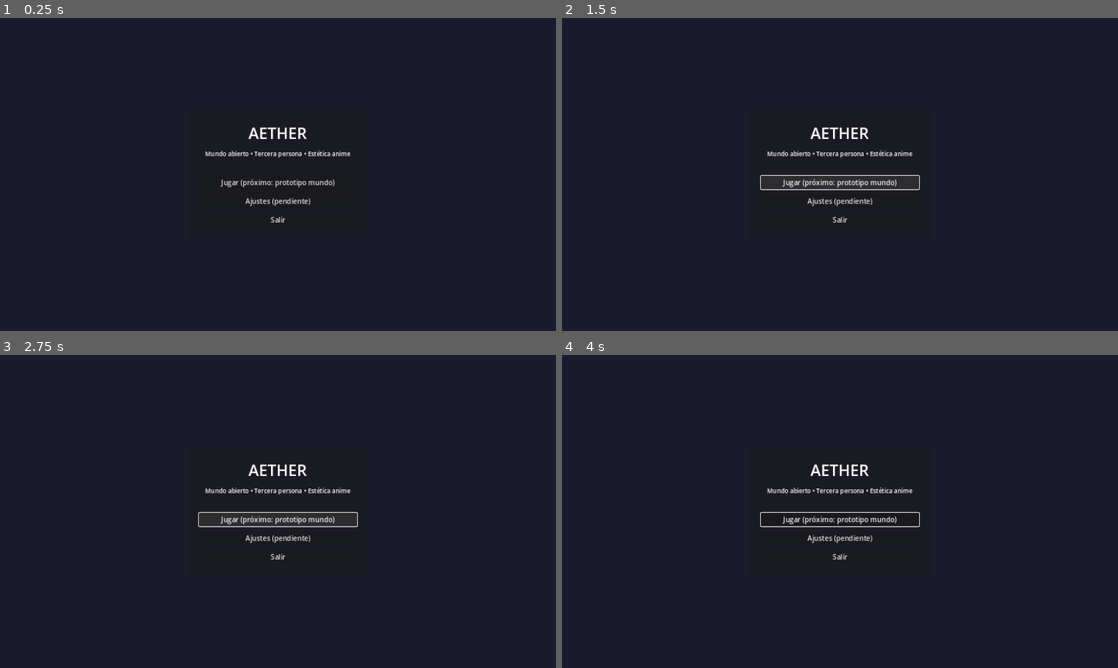
Above: before the commit, frames 1-4 (two rows, left to right).
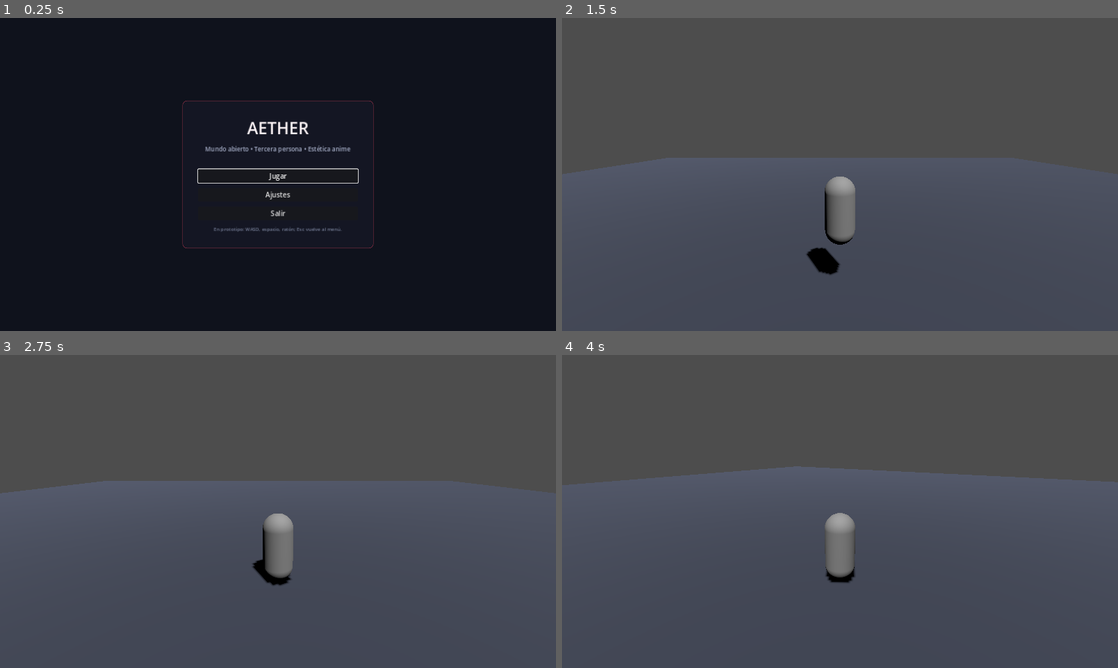
Above: after the commit, the same moments.

Repository: DLOOPUI/Aether
Game: Godot game, scene res://scenes/ui/main_menu.tscn
Two runs of this game, one before a commit and one after it. Both use one fixed random seed, a clock stepped at 60 frames per second and the inputs below.
Inputs (mouse positions are in pixels of both pictures, inside the frame that each line leads up to):
- Up to frame 1 (0.25 s): no input
- Up to frame 2 (1.5 s): click "Ajustes (pendiente)" (after the commit: "Ajustes") at 0.5 s; click "Jugar (próximo: prototipo mun…" (after the commit: "Jugar") at 1.25 s
- Up to frame 3 (2.75 s): click (278, 520) at 2 s, where only the run before the commit has a clickable "Jugar (próximo: prototipo mun…"
- Up to frame 4 (4 s): tap Enter at 2.75 s; move the mouse to (962, 495) at 2.77 s; hold D 2.78-3.53 s; hold Space 2.78-3.53 s; move the mouse to (728, 527) at 3.52 s; hold S from 3.53 s (still down); tap Space at 3.6, 3.77 s

The runs differ from the first frame. In frame 1, 2.1% of the frame differs, in the area x 32-68%, y 26-74%; in frame 2, 100%; in frame 3, 100%; in frame 4, 100%, in the area x 0-100%, y 0-100%.

Commit message:
gameplay-prototype-and-menu-polish
Made-with: Cursor:

Diff:
--- /dev/null
+++ b/scenes/gameplay/prototype_playground.tscn
@@ -0,0 +1,56 @@
+[gd_scene load_steps=7 format=3 uid="uid://c7proto1play"]
+
+[ext_resource type="Script" path="res://scripts/gameplay/third_person_player.gd" id="1_player"]
+[ext_resource type="Script" path="res://scripts/gameplay/prototype_playground.gd" id="2_playground"]
+
+[sub_resource type="BoxMesh" id="BoxMesh_ground"]
+size = Vector3(48, 1, 48)
+
+[sub_resource type="StandardMaterial3D" id="StandardMaterial3D_ground"]
+albedo_color = Color(0.22, 0.24, 0.3, 1)
+
+[sub_resource type="BoxShape3D" id="BoxShape3D_ground"]
+size = Vector3(48, 1, 48)
+
+[sub_resource type="CapsuleMesh" id="CapsuleMesh_body"]
+radius = 0.35
+height = 1.6
+
+[sub_resource type="CapsuleShape3D" id="CapsuleShape3D_body"]
+radius = 0.35
+height = 1.6
+
+[node name="PrototypePlayground" type="Node3D"]
+script = ExtResource("2_playground")
+
+[node name="DirectionalLight3D" type="DirectionalLight3D" parent="."]
+transform = Transform3D(0.866025, -0.433013, 0.25, 0, 0.5, 0.866025, -0.5, -0.75, 0.433013, 0, 14, 8)
+light_energy = 1.2
+shadow_enabled = true
+
+[node name="Floor" type="StaticBody3D" parent="."]
+
+[node name="MeshInstance3D" type="MeshInstance3D" parent="Floor"]
+material_override = SubResource("StandardMaterial3D_ground")
+mesh = SubResource("BoxMesh_ground")
+
+[node name="CollisionShape3D" type="CollisionShape3D" parent="Floor"]
+shape = SubResource("BoxShape3D_ground")
+
+[node name="Player" type="CharacterBody3D" parent="."]
+transform = Transform3D(1, 0, 0, 0, 1, 0, 0, 0, 1, 0, 2.5, 0)
+script = ExtResource("1_player")
+
+[node name="CollisionShape3D" type="CollisionShape3D" parent="Player"]
+shape = SubResource("CapsuleShape3D_body")
+
+[node name="MeshInstance3D" type="MeshInstance3D" parent="Player"]
+mesh = SubResource("CapsuleMesh_body")
+
+[node name="SpringArm3D" type="SpringArm3D" parent="Player"]
+transform = Transform3D(1, 0, 0, 0, 1, 0, 0, 0, 1, 0, 0.85, 0)
+spring_length = 4.5
+collision_mask = 1
+
+[node name="Camera3D" type="Camera3D" parent="Player/SpringArm3D"]
+current = true
--- a/scenes/ui/main_menu.tscn
+++ b/scenes/ui/main_menu.tscn
@@ -1,6 +1,25 @@
-[gd_scene load_steps=2 format=3 uid="uid://bqm5mainmenu2"]
+[gd_scene load_steps=3 format=3 uid="uid://bqm5mainmenu2"]
 
 [ext_resource type="Script" path="res://scripts/ui/main_menu.gd" id="1_main_menu"]
+
+[sub_resource type="StyleBoxFlat" id="StyleBoxFlat_panel"]
+bg_color = Color(0.08, 0.09, 0.14, 0.92)
+border_width_left = 1
+border_width_top = 1
+border_width_right = 1
+border_width_bottom = 1
+border_color = Color(0.91, 0.27, 0.38, 0.55)
+corner_radius_top_left = 10
+corner_radius_top_right = 10
+corner_radius_bottom_right = 10
+corner_radius_bottom_left = 10
+content_margin_left = 8
+content_margin_top = 8
+content_margin_right = 8
+content_margin_bottom = 8
+
+[sub_resource type="StyleBoxFlat" id="StyleBoxFlat_btn_hover"]
+bg_color = Color(0.91, 0.27, 0.38, 0.22)
 
 [node name="MainMenu" type="Control"]
 layout_mode = 3
@@ -18,7 +37,7 @@
 anchor_bottom = 1.0
 grow_horizontal = 2
 grow_vertical = 2
-color = Color(0.102, 0.106, 0.18, 1)
+color = Color(0.06, 0.07, 0.11, 1)
 
 [node name="Center" type="CenterContainer" parent="."]
 layout_mode = 1
@@ -29,8 +48,9 @@
 grow_vertical = 2
 
 [node name="Panel" type="PanelContainer" parent="Center"]
-custom_minimum_size = Vector2(420, 0)
+custom_minimum_size = Vector2(440, 0)
 layout_mode = 2
+theme_override_styles/panel = SubResource("StyleBoxFlat_panel")
 
 [node name="Margin" type="MarginContainer" parent="Center/Panel"]
 layout_mode = 2
@@ -45,28 +65,44 @@
 
 [node name="Title" type="Label" parent="Center/Panel/Margin/VBox"]
 layout_mode = 2
-theme_override_font_sizes/font_size = 36
+theme_override_colors/font_color = Color(0.98, 0.95, 0.96, 1)
+theme_override_font_sizes/font_size = 38
 text = "AETHER"
 horizontal_alignment = 1
 
 [node name="Subtitle" type="Label" parent="Center/Panel/Margin/VBox"]
 layout_mode = 2
+theme_override_colors/font_color = Color(0.65, 0.68, 0.78, 1)
 theme_override_font_sizes/font_size = 14
 text = "Mundo abierto • Tercera persona • Estética anime"
 horizontal_alignment = 1
 
 [node name="Spacer" type="Control" parent="Center/Panel/Margin/VBox"]
-custom_minimum_size = Vector2(0, 16)
+custom_minimum_size = Vector2(0, 12)
 layout_mode = 2
 
 [node name="BtnPlay" type="Button" parent="Center/Panel/Margin/VBox"]
 layout_mode = 2
-text = "Jugar (próximo: prototipo mundo)"
+theme_override_colors/font_hover_color = Color(1, 0.92, 0.94, 1)
+theme_override_styles/hover = SubResource("StyleBoxFlat_btn_hover")
+text = "Jugar"
 
 [node name="BtnSettings" type="Button" parent="Center/Panel/Margin/VBox"]
 layout_mode = 2
-text = "Ajustes (pendiente)"
+theme_override_colors/font_hover_color = Color(1, 0.92, 0.94, 1)
+theme_override_styles/hover = SubResource("StyleBoxFlat_btn_hover")
+text = "Ajustes"
 
 [node name="BtnQuit" type="Button" parent="Center/Panel/Margin/VBox"]
 layout_mode = 2
+theme_override_colors/font_hover_color = Color(1, 0.92, 0.94, 1)
+theme_override_styles/hover = SubResource("StyleBoxFlat_btn_hover")
 text = "Salir"
+
+[node name="Hint" type="Label" parent="Center/Panel/Margin/VBox"]
+layout_mode = 2
+theme_override_colors/font_color = Color(0.45, 0.48, 0.58, 1)
+theme_override_font_sizes/font_size = 11
+text = "En prototipo: WASD, espacio, ratón; Esc vuelve al menú."
+horizontal_alignment = 1
+autowrap_mode = 2
--- /dev/null
+++ b/scripts/gameplay/prototype_playground.gd
@@ -0,0 +1,7 @@
+extends Node3D
+
+
+func _unhandled_input(event: InputEvent) -> void:
+	if event is InputEventKey and event.pressed and not event.echo and event.physical_keycode == KEY_ESCAPE:
+		Input.mouse_mode = Input.MOUSE_MODE_VISIBLE
+		get_tree().change_scene_to_file(&"res://scenes/ui/main_menu.tscn")
--- /dev/null
+++ b/scripts/gameplay/third_person_player.gd
@@ -0,0 +1,56 @@
+extends CharacterBody3D
+
+@export var move_speed: float = 6.0
+@export var jump_velocity: float = 5.5
+@export var mouse_sensitivity: float = 0.0022
+@export var min_pitch_rad: float = deg_to_rad(-50.0)
+@export var max_pitch_rad: float = deg_to_rad(35.0)
+
+@onready var _spring_arm: SpringArm3D = $SpringArm3D
+
+var _pitch: float = deg_to_rad(-12.0)
+
+
+func _ready() -> void:
+	Input.mouse_mode = Input.MOUSE_MODE_CAPTURED
+	_spring_arm.rotation.x = _pitch
+
+
+func _input(event: InputEvent) -> void:
+	if event is InputEventMouseMotion and Input.mouse_mode == Input.MOUSE_MODE_CAPTURED:
+		rotate_y(-event.relative.x * mouse_sensitivity)
+		_pitch -= event.relative.y * mouse_sensitivity
+		_pitch = clampf(_pitch, min_pitch_rad, max_pitch_rad)
+		_spring_arm.rotation.x = _pitch
+
+
+func _physics_process(delta: float) -> void:
+	var gravity: float = float(ProjectSettings.get_setting("physics/3d/default_gravity"))
+	if not is_on_floor():
+		velocity.y -= gravity * delta
+
+	if Input.is_physical_key_pressed(KEY_SPACE) and is_on_floor():
+		velocity.y = jump_velocity
+
+	var cam_basis: Basis = _spring_arm.global_transform.basis
+	var forward: Vector3 = -cam_basis.z
+	forward.y = 0.0
+	if forward.length_squared() > 0.0001:
+		forward = forward.normalized()
+	var right: Vector3 = cam_basis.x
+	right.y = 0.0
+	if right.length_squared() > 0.0001:
+		right = right.normalized()
+
+	var ix: float = float(Input.is_physical_key_pressed(KEY_D)) - float(Input.is_physical_key_pressed(KEY_A))
+	var iz: float = float(Input.is_physical_key_pressed(KEY_S)) - float(Input.is_physical_key_pressed(KEY_W))
+	var dir: Vector3 = forward * -iz + right * ix
+	if dir.length_squared() > 0.0001:
+		dir = dir.normalized() * move_speed
+		velocity.x = dir.x
+		velocity.z = dir.z
+	else:
+		velocity.x = move_toward(velocity.x, 0.0, move_speed * 2.0 * delta)
+		velocity.z = move_toward(velocity.z, 0.0, move_speed * 2.0 * delta)
+
+	move_and_slide()
--- a/scripts/ui/main_menu.gd
+++ b/scripts/ui/main_menu.gd
@@ -1,4 +1,6 @@
 extends Control
+
+const PROTOTYPE_SCENE := &"res://scenes/gameplay/prototype_playground.tscn"
 
 @onready var _btn_play: Button = $Center/Panel/Margin/VBox/BtnPlay
 @onready var _btn_settings: Button = $Center/Panel/Margin/VBox/BtnSettings
@@ -6,14 +8,15 @@
 
 
 func _ready() -> void:
+	Input.mouse_mode = Input.MOUSE_MODE_VISIBLE
 	_btn_play.pressed.connect(_on_play_pressed)
 	_btn_settings.pressed.connect(_on_settings_pressed)
 	_btn_quit.pressed.connect(_on_quit_pressed)
+	_btn_play.grab_focus()
 
 
 func _on_play_pressed() -> void:
-	# Siguiente hito: escena gameplay mínima (personaje 3ª persona + suelo).
-	print("Aether: Play — pendiente cargar mundo prototipo.")
+	get_tree().change_scene_to_file(PROTOTYPE_SCENE)
 
 
 func _on_settings_pressed() -> void:
Not shown, changed: README.md
Not shown, added: docs/packaging.md
Not shown, changed: scenes/gameplay/README.md
